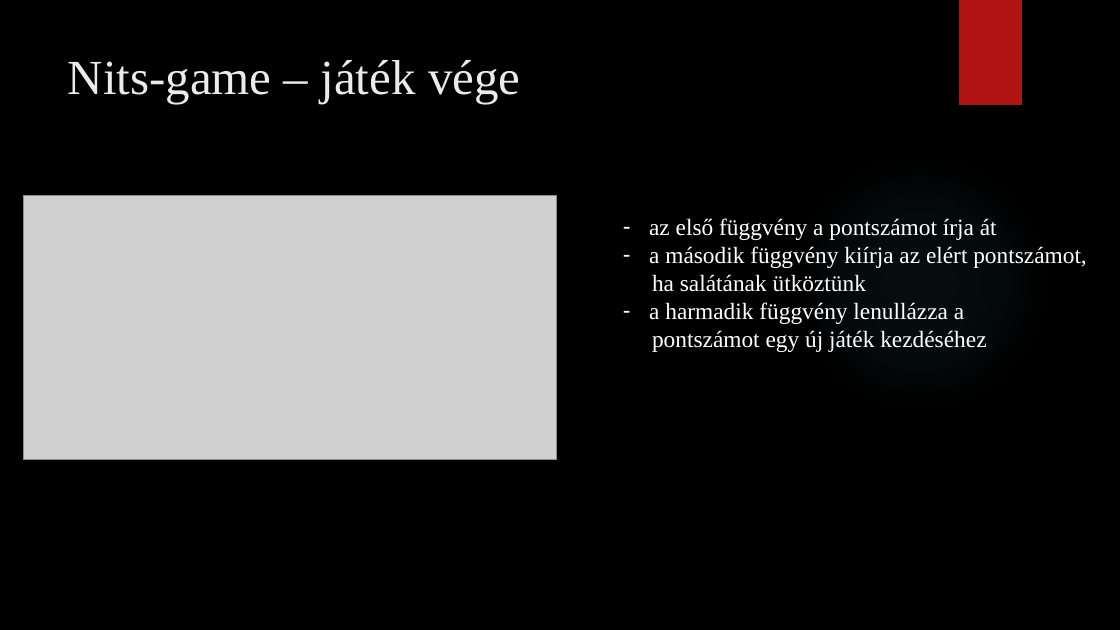
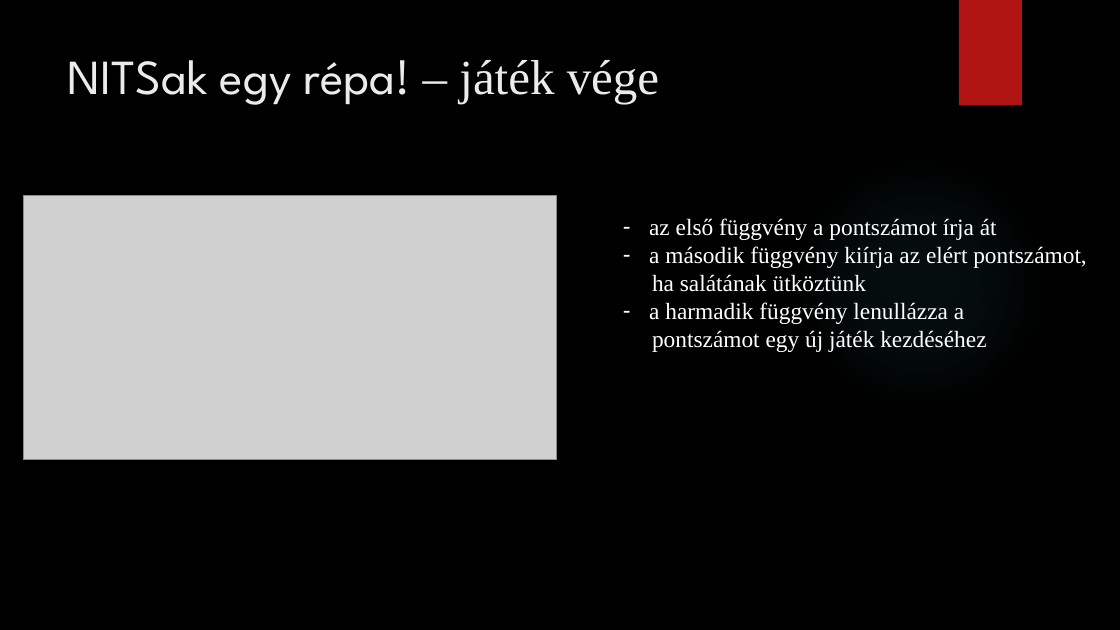
Before and after one commit to magyar-matyas/Jav-t-_projekt, a slide deck: slide 9 of Javító-Projekt.pptx. Drawn at 1120x630 pixels with LibreOffice and Linux fonts; fonts in the diff are those of the drawing; grey boxes stand for pictures; background and template pictures are left out. Boxes give left, top, right and bottom in pixels: in the first picture for what was removed or moved away, otherwise in the second. Text is boxed around its words. In the diff, an @@ line names an element or a change of style, - is before the commit and + after.

Commit message:
játéknév váltás Fixes #32

```diff
--- a/Javító-Projekt.pptx
+++ b/Javító-Projekt.pptx
@@ title at [68,60,659,105]: text changed; font Times New Roman to League Spartan @@
-Nits-game – játék vége
+NITSak egy répa! – játék vége
```
Also in this commit, not shown: 2 other slides changed, 2 other files.
